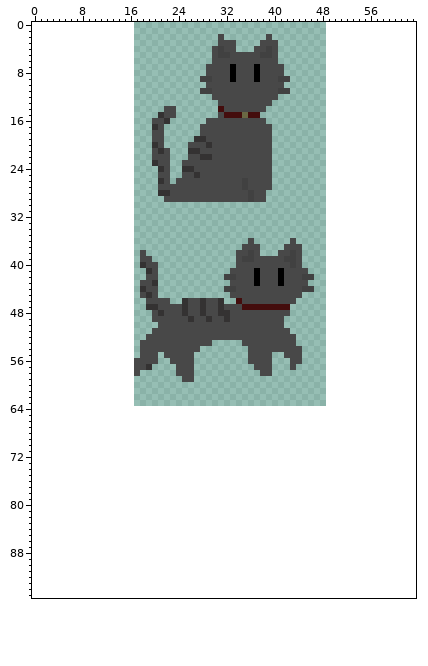
Edited in one commit: sprite sheet (GoUp/Assets/catSpritesheet.png). The picture above is the old version.
The file is 32x64 pixels. Colours within 5 levels of each other are drawn and written as one. The old version is drawn lined up with the new one, on the new canvas.
New version:
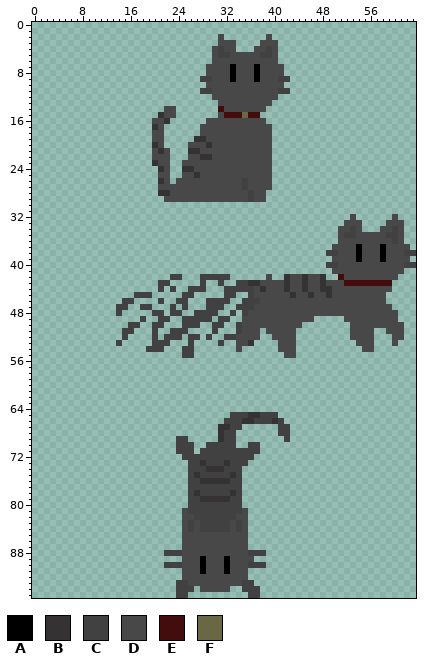
Palette (. is transparent): A #000000  B #343232  C #414141  D #484848  E #440d0d  F #6a6844
The exact change:
canvas 32x64 -> 64x96, the old top-left corner now at 17,0
Changed rows in their new state; - is an unchanged pixel.
first column x 14:
32 ---------------------------------------D------D---
33 --------------------------------------DDD----DDD--
34 -------------------------------------DDCD---DDCD--
35 -------------------------------------DCCDDDDDCCD--
36 ----------------------.------.-------DDDDDDDDDCD--
37 ---------------------...----...-----DDDDADDDADDDD-
38 ----.---------------....---....----CCDDDADDDADDDCC
39 ----..--------------...........-----DDDDADDDADDDD-
40 ----...-------------...........----CCDDDDDDDDDDDCC
41 -----..------------.............----DDDDDDDDDDDD--
42 -----..--CC---CCCC-......-..B--BDDB--EDDDDDDDDD---
43 ----...CC-----C--C-.CCBB---DB--BDDBDDDEEEEEEEE----
44 ----...C-C--CCC-----CCC-B---B--BDDBBDDDDDDDDDD----
45 ---CCC.----CC-----CC..C------B-DBDDBDDDDDDDDD-----
46 -CC--..C.-CC...CCCC-.CCC------DDDDDDDDDDDDDDD-----
47 CC--CC...C.C...CCC..CCCDDDDDDDDDDDDDDDDDDDDDDD----
48 C-----CC.CC..CCCC..C.C-------DDDDDDDDDDDDDDDDDD---
49 ----C-.CC..CCCCC.CC..-------DDDDD-----DDDDDDDDD---
50 --CC--CC...CCC..CC..C-------DDD--------DDDDDDDDD--
51 -CC---C..CCC....C...C---.----D---------DDDD--DDD--
52 -C---.C.CCC.CC.C..CC----..-------------DDDD---DD--
53 C---..CCC...C...-C--D-B....-------------DDD---D---
54 ----.CCC...CC.------D-.....---.----------DD-------
55 ----...-...CC---------....----.-------------------
56 ---....--....---------....---..-------------------
57 ---...----...----------...---.--------------------
58 ---.------...-----------..------------------------
59 -----------..-------------------------------------
first column x 22:
65 -----------CCCBBCCC--
66 ----------CCCBBCCCBC-
67 ---------BBCC------CC
68 ---------BCC-------CC
69 --CC-----BCC--------C
70 --CCC--CCCCC--CC-----
71 --CCC-CCCCCCCCCC-----
72 ---CCCCCCCCCCCC------
73 ----CCBCCCBCCC-------
74 ----CCCBBBCCC--------
75 ----CBCCCCCBC--------
76 ----CCBBBBBCC--------
77 ----CCCCCCCCC--------
78 ----CBCCCCCBC--------
79 ----CCBBBBBCC--------
80 ----CCCCCCCCC--------
81 ---DCCCCCCCCCD-------
82 ---DDCCCCCCCDD-------
83 ---DCDCCCCCDCD-------
84 ---DCDCCCCCDCD-------
85 ---DDDDDDDDDDD-------
86 ---DDDDDDDDDDD-------
87 ---DDDDDDDDDDD-------
88 CCCDDDDDDDDDDDCCC----
89 ---DDDADDDADDDD------
90 CCCDDDADDDADDDCCC----
91 ---DDDADDDADDD-------
92 ---DDDDDDDDDDD-------
93 --CCDDDDDDDDDCC------
94 --CCC-DDDDD--CCC-----
95 --CC----------CC-----
Pixel boxes of the changes (left, top, right, bottom) in both pictures:
changed: (116, 214, 416, 382)
added: (164, 412, 290, 598)
